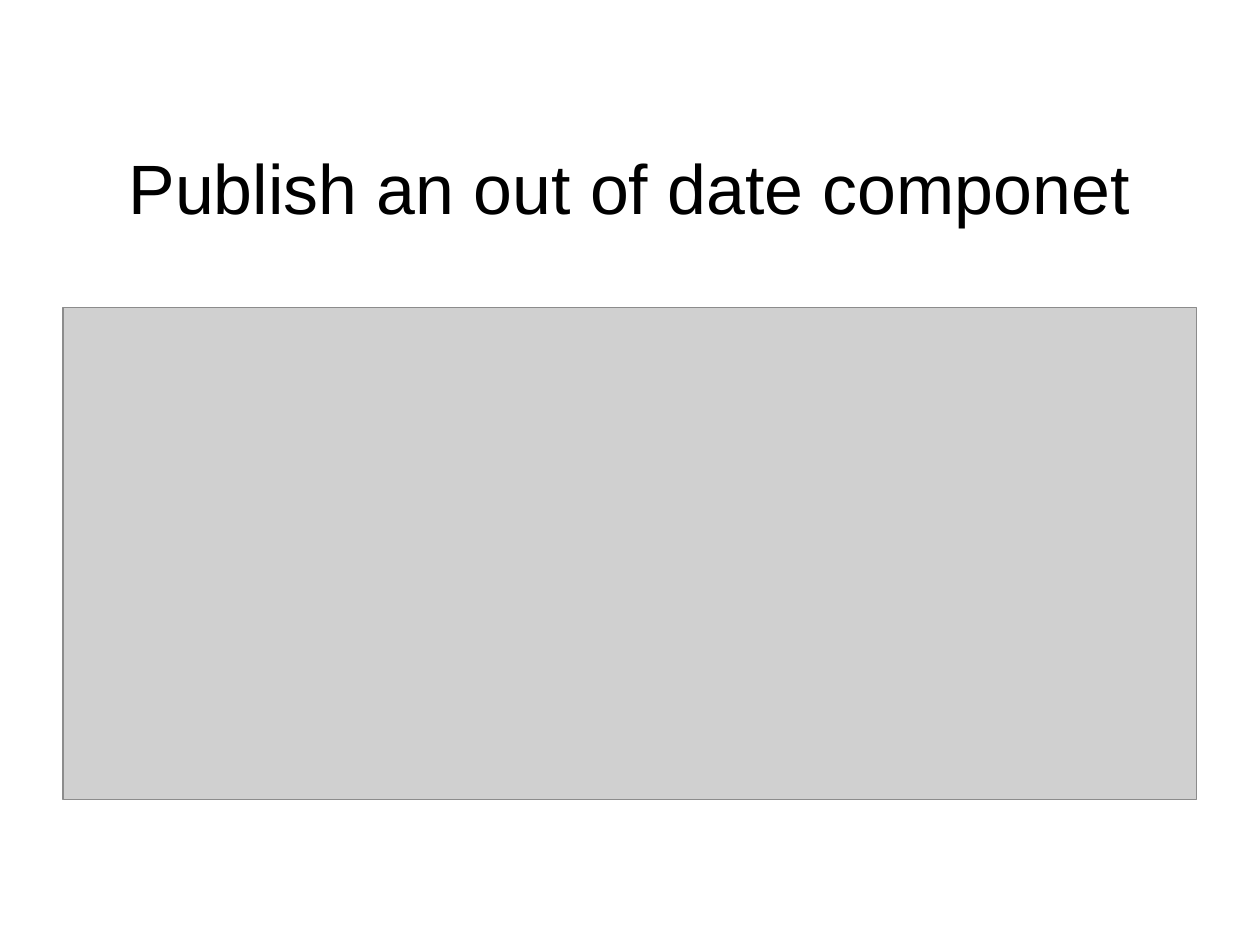
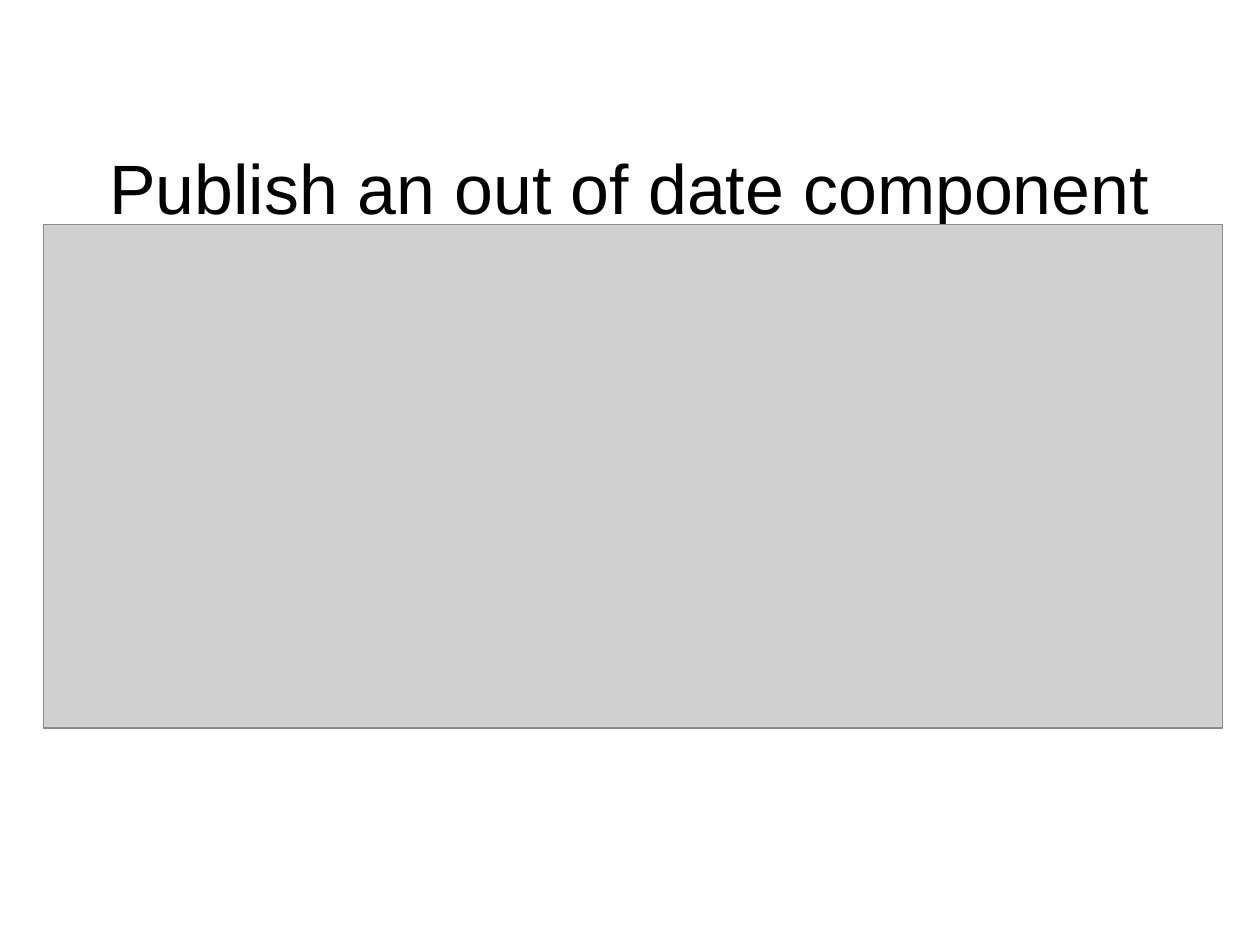
Before and after one commit to jeremiah-c-leary/hdl-component-manager, a slide deck: slide 22 of docs/presentations/hdl-component-manager.odp. Drawn at 1260x945 pixels with LibreOffice and Linux fonts; fonts in the diff are those of the drawing; grey boxes stand for pictures; background and template pictures are left out. Boxes give left, top, right and bottom in pixels: in the first picture for what was removed or moved away, otherwise in the second. Text is boxed around its words. In the diff, an @@ line names an element or a change of style, - is before the commit and + after.

```diff
--- a/docs/presentations/hdl-component-manager.odp
+++ b/docs/presentations/hdl-component-manager.odp
@@ title at [109,163,1148,227]: text changed @@
-Publish an out of date componet
+Publish an out of date component
@@ picture: place and size @@
-picture at [63,308,1197,799]
+picture at [43,224,1223,728]
```
Also in this commit, not shown: 1 other slide changed, 2 slides added, 3 other files.
